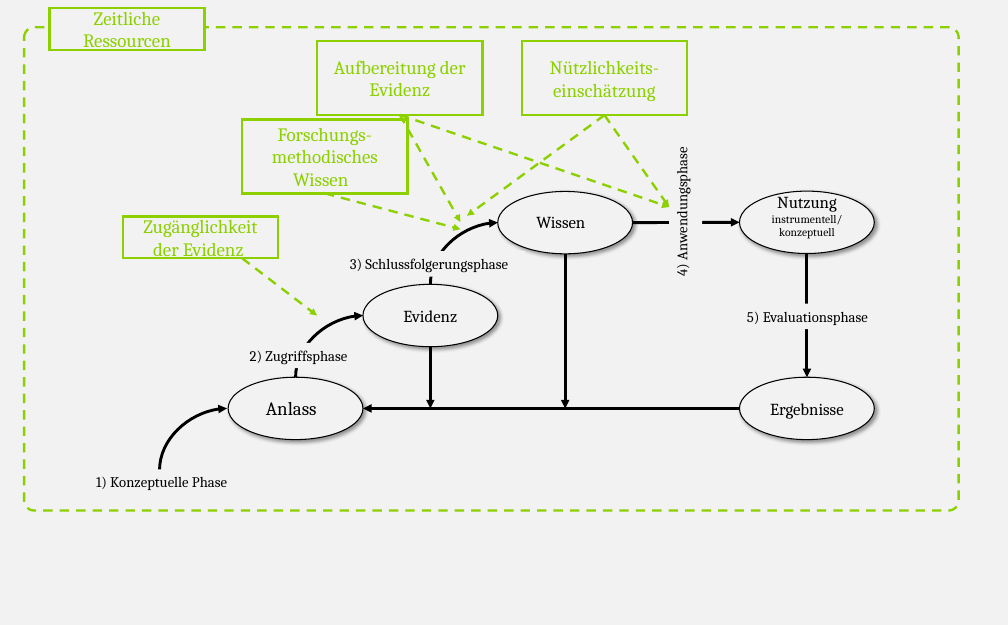
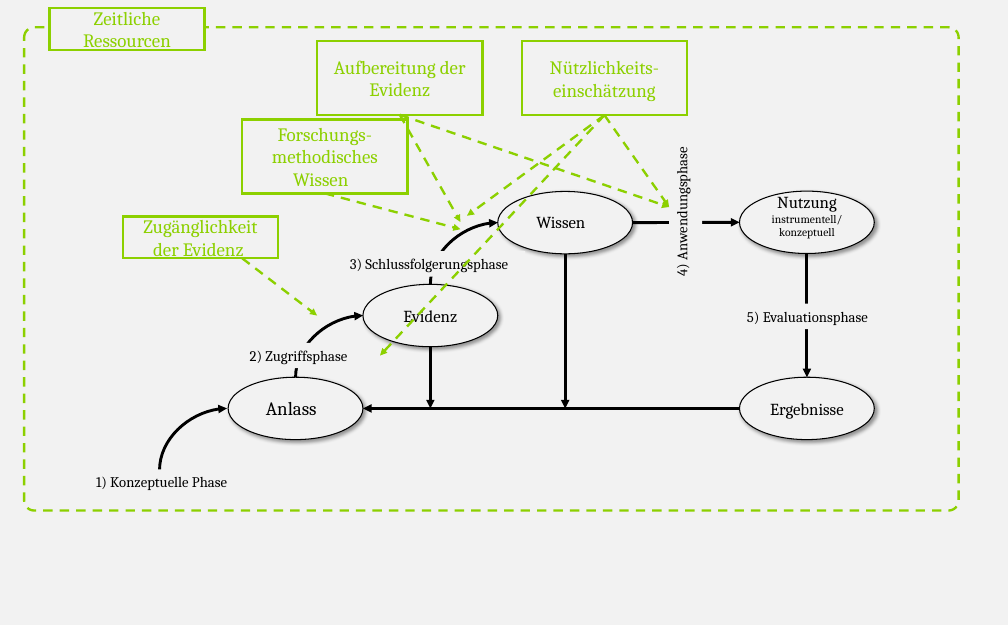
Before and after one commit to kirstinschmidt/GEBF_2025, a slide deck: slide 6 of img/Groß_Ophoff et al (2023)_adapted.pptx. Drawn at 1008x625 pixels with LibreOffice and Linux fonts; fonts in the diff are those of the drawing. Boxes give left, top, right and bottom in pixels: in the first picture for what was removed or moved away, otherwise in the second. Text is boxed around its words. In the diff, an @@ line names an element or a change of style, - is before the commit and + after.

```diff
--- a/img/Groß_Ophoff et al (2023)_adapted.pptx
+++ b/img/Groß_Ophoff et al (2023)_adapted.pptx
@@ arrow added from (605, 115) to (380, 355), #8CD000 2.25 pt dashed @@
```
Also in this commit, not shown: 1 other slide changed, 6 slides removed, 19 other files.
